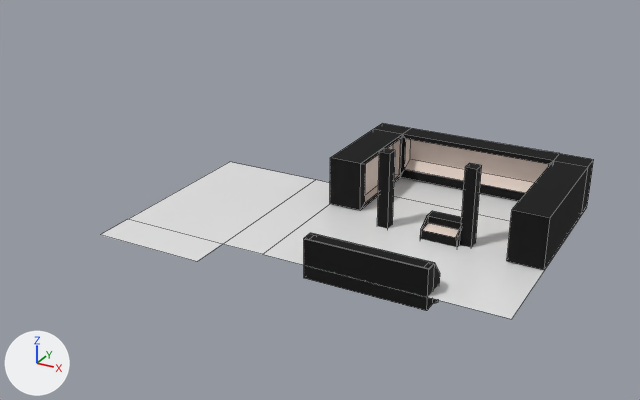
The Blender file scene.blend as it was, and as the next commit left it.
One viewpoint serves both versions: a 50 mm lens placed at (55.4, -106.0, 56.3), pointed at (-3.9, 1.7, 2.5). Every picture has the same lights, and +X, +Y and +Z are marked at lower left. Mesh edges are drawn as thin lines.

Script lines for the objects in view, before the commit:
```python
me_cube_001 = bpy.data.meshes.new('Cube.001')
me_cube_001.from_pydata(...)  # a box spanning x -1.0..1.0, y -1.0..1.0, z -1.0..1.0
me_cube_001.materials.append(mat_material_001)  # black #000000
me_cube_002 = bpy.data.meshes.new('Cube.002')
me_cube_002.from_pydata(...)  # a box spanning x -1.0..1.0, y -1.0..1.0, z -1.0..1.0
me_cube_002.materials.append(mat_material_001)  # black #000000
me_plane = bpy.data.meshes.new('Plane')
me_plane.from_pydata(...)  # 12 vertices, 5 faces; spans x -1.0..1.0, y -1.45..1.79, z 0.0
me_plane.materials.append(mat_material_003)  # its picture is missing
ob_cube = bpy.data.objects.new('Cube', me_cube_001)
ob_cube.location = (19.3, 3.2, 2.9)
ob_cube.scale = (0.87, 0.87, 9.01)
ob_cube_001 = bpy.data.objects.new('Cube.001', me_cube_002)
ob_cube_001.location = (6.3, 3.2, 2.9)
ob_cube_001.scale = (0.861, 0.861, 8.91)
ob_plane = bpy.data.objects.new('Plane', me_plane)
ob_plane.location = (1.3, 0.0, 0.0)
ob_plane.scale = (29.8, 13.6, 13.6)
# also in view: 'Cube.002' at (15.5, 3.5, 1.2); 'Cube.003' at (13.3, 12.4, 4.0); 'Cube.004' at (11.0, -11.6, 0.6)
```
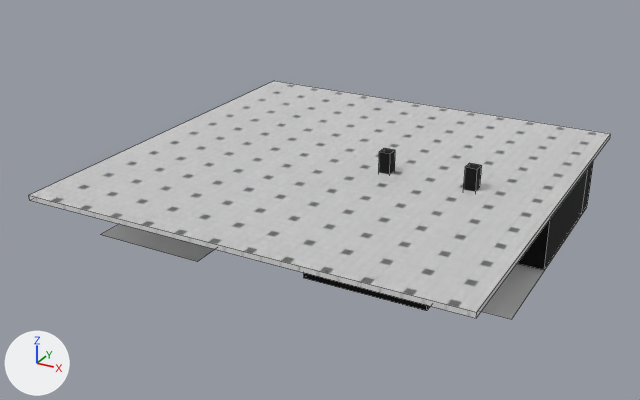
Boxes [x1, y1, x2, y2] around the edits, measured in the pictures (640 x 400 px):
'Plane.001', added
    after: [29, 81, 611, 318]
'Plane', unchanged, covered by the edit
    before: [101, 162, 587, 319]
    after: [101, 207, 587, 319]
'Cube.003', unchanged, covered by the edit
    before: [330, 123, 594, 269]
    after: [518, 162, 593, 269]
'Cube.004', unchanged, covered by the edit
    before: [304, 233, 440, 311]
    after: [304, 273, 430, 311]
'Cube', unchanged, covered by the edit
    before: [460, 163, 482, 248]
    after: [464, 163, 482, 192]

What changed in the scene script:
```text
Add img_officeceiling006_1k_png_color_png:
    img_officeceiling006_1k_png_color_png = load_image('OfficeCeiling006_1K-PNG_Color.png', 'ceiling/OfficeCeiling006_1K-PNG_Color.png', 1024, 1024, 'sRGB')
Add img_officeceiling006_1k_png_emission_png:
    img_officeceiling006_1k_png_emission_png = load_image('OfficeCeiling006_1K-PNG_Emission.png', 'ceiling/OfficeCeiling006_1K-PNG_Emission.png', 1024, 1024, 'sRGB')
Add img_officeceiling006_1k_png_roughness_png:
    img_officeceiling006_1k_png_roughness_png = load_image('OfficeCeiling006_1K-PNG_Roughness.png', 'ceiling/OfficeCeiling006_1K-PNG_Roughness.png', 1024, 1024, 'Non-Color')
Add img_officeceiling006_1k_png_metalness_png:
    img_officeceiling006_1k_png_metalness_png = load_image('OfficeCeiling006_1K-PNG_Metalness.png', 'ceiling/OfficeCeiling006_1K-PNG_Metalness.png', 1024, 1024, 'Non-Color')
Add img_officeceiling006_1k_png_displacement_png:
    img_officeceiling006_1k_png_displacement_png = load_image('OfficeCeiling006_1K-PNG_Displacement.png', 'ceiling/OfficeCeiling006_1K-PNG_Displacement.png', 1024, 1024, 'Non-Color')
Add mat_material:
    mat_material = bpy.data.materials.new('Material')
    # uses the picture img_officeceiling006_1k_png_color_png
    # uses the picture img_officeceiling006_1k_png_displacement_png
    # uses the picture img_officeceiling006_1k_png_emission_png
    # uses the picture img_officeceiling006_1k_png_metalness_png
    # uses the picture img_officeceiling006_1k_png_roughness_png
Add me_plane_001:
    me_plane_001.from_pydata(...)  # a box spanning x -32.5..31.1, y -28.1..35.5, z 7.9..8.6
    me_plane_001.materials.append(mat_material)
Add ob_plane_001:
    ob_plane_001 = bpy.data.objects.new('Plane.001', me_plane_001)
    ob_plane_001.location = (0.0, 0.0, 0.0)
```
